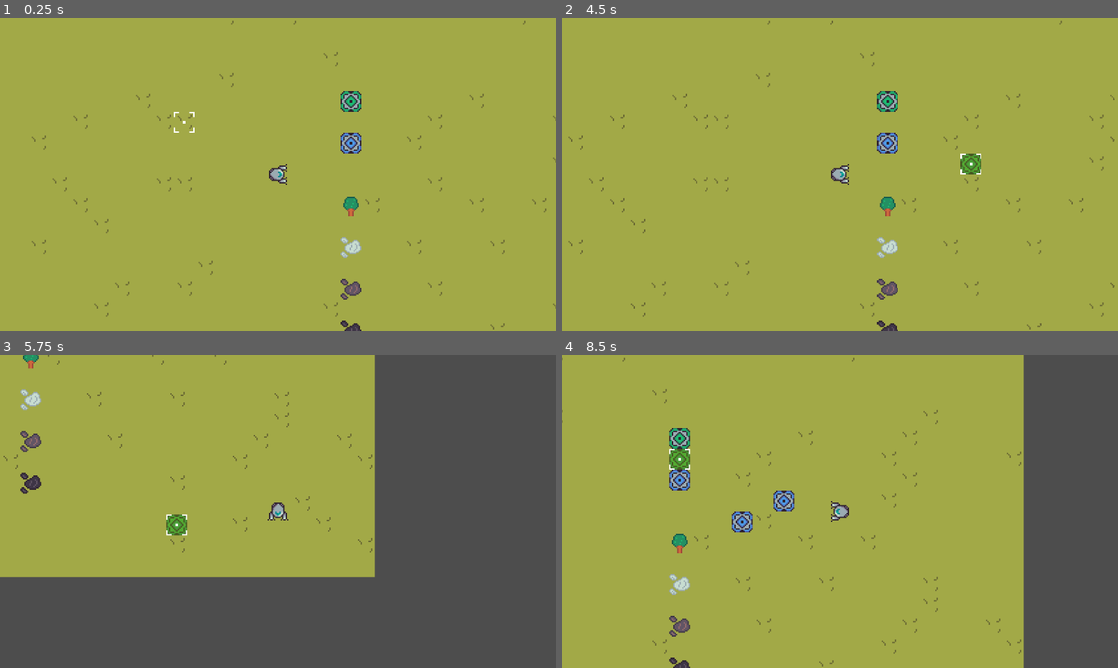
Above: before the commit, frames 1-4 (two rows, left to right).
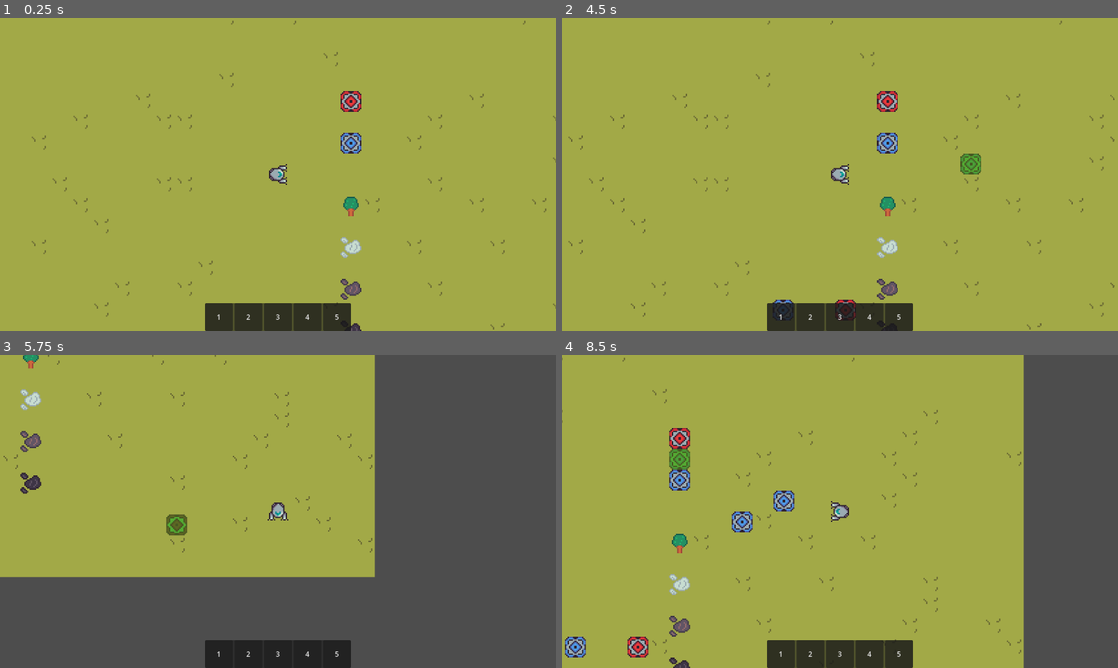
Above: after the commit, the same moments.

Repository: bdbstudios/project-millenium
Game: Godot game, scene res://scenes/testing_grounds/TestingGrounds.tscn
Same seed, same stepped clock (60 frames per second), same inputs: the game is played once before the commit and once after it.
Inputs (mouse positions are in pixels of both pictures, inside the frame that each line leads up to):
- Up to frame 1 (0.25 s): no input
- Up to frame 2 (4.5 s): click (778, 318) at 0.5 s, where only the run after the commit has a clickable "1"; click (812, 318) at 1.25 s, where only the run after the commit has a clickable "2"; click (840, 318) at 2 s, where only the run after the commit has a clickable "3"; click (867, 318) at 2.75 s, where only the run after the commit has a clickable "4"; click (901, 318) at 3.5 s, where only the run after the commit has a clickable "5"; tap Enter at 4.25 s; move the mouse to (962, 158) at 4.27 s; hold D (move_right) from 4.28 s (still down); hold 1 (hotbar_1) from 4.28 s (still down)
- Up to frame 3 (5.75 s): click (400, 495) at 4.55 s; move the mouse to (166, 527) at 5.02 s; release D (move_right) at 5.03 s; release 1 (hotbar_1) at 5.03 s; hold S (move_down) from 5.03 s (still down); click (166, 527) at 5.1 s; tap 2 (hotbar_2, bound only after the commit) at 5.3 s
- Up to frame 4 (8.5 s): move the mouse to (895, 442) at 5.77 s; release S (move_down) at 5.78 s; hold D (move_right) 5.78-6.53 s; hold 2 (hotbar_2, bound only after the commit) 5.78-6.53 s; tap 3 (hotbar_3, bound only after the commit) at 6.05, 6.6 s; move the mouse to (812, 574) at 6.52 s; hold W (move_up) 6.53-7.28 s; tap 4 (hotbar_4, bound only after the commit) at 6.8 s; move the mouse to (1006, 558) at 7.27 s; hold 4 (hotbar_4, bound only after the commit) 7.28-8.03 s; hold A (move_left) from 7.28 s (still down); tap 5 (hotbar_5, bound only after the commit) at 7.55, 8.1 s; right-click (1006, 558) at 7.9 s; move the mouse to (673, 464) at 8.02 s; tap 1 (hotbar_1) at 8.3 s

The runs differ from the first frame. In frame 1, 2.5% of the frame differs, in the area x 31-65%, y 23-100%; in frame 2, 2.5%; in frame 3, 2.4%; in frame 4, 3.0%, in the area x 0-64%, y 23-100%.

Commit message:
(wip) Enhancing the building placement
The building placement now allows for placing different structures through keyboard shortcuts or a brand new hotbar UI

Diff:
--- a/entities/player/components/building_placement_manager/building_placement_manager.gd
+++ b/entities/player/components/building_placement_manager/building_placement_manager.gd
@@ -3,21 +3,40 @@
 @export var color_valid = Color(0.2, 1.0, 0.2, 0.6)
 @export var color_invalid = Color(1.0, 0.2, 0.2, 0.6)
 
+# TODO: have this parameter be different per structure?
+const REMOVAL_HOLD_TIME: float = 0.5 # 500 milliseconds in seconds
+
 var player: Player
+var building_toolbar: BuildingToolbar
 var tile_map_structures: TileMapLayer
 
 var is_active: bool = false
+var removal_timer: float = 0.0
+var is_holding_remove: bool = false
 var ghost_preview: Structure = null
 var selected_scene: PackedScene = null
+var target_structure_to_remove: Structure = null
 
 func _ready() -> void:
 	player = get_tree().get_first_node_in_group("player")
+	building_toolbar = get_tree().get_first_node_in_group("building_toolbar")
 	tile_map_structures = get_tree().get_first_node_in_group("tile_map_structures")
 
 	assert(player, "Not able to get the player")
 	assert(tile_map_structures, "Not able to get the tile map")
 
-func _process(_delta: float) -> void:
+func _process(delta: float) -> void:
+	if is_holding_remove:
+		if is_instance_valid(target_structure_to_remove) and is_mouse_still_over_target():
+			removal_timer += delta
+
+			# var progress_percent = deletion_timer / REMOVAL_HOLD_TIME
+
+			if removal_timer >= REMOVAL_HOLD_TIME:
+				execute_removal()
+		else:
+			cancel_removal_hold()
+
 	if not is_active or not ghost_preview:
 		return
 
@@ -27,6 +46,38 @@
 		ghost_preview.modulate = color_valid
 	else:
 		ghost_preview.modulate = color_invalid
+
+func _input(event: InputEvent) -> void:
+	if event.is_action_pressed("select"):
+		if is_active:
+			place_structure()
+
+	if event.is_action_pressed("cancel"):
+		if is_active:
+			cancel_placement_mode()
+		else:
+			start_removal_hold()
+
+	if event.is_action_released("cancel"):
+		if is_holding_remove:
+			cancel_removal_hold()
+
+func start_removal_hold() -> void:
+	var overlapping_areas = player.selection.get_overlapping_areas()
+
+	for area in overlapping_areas:
+		var structure = area.get_parent()
+
+		if structure and structure.is_in_group("structures"):
+			target_structure_to_remove = structure
+			removal_timer = 0.0
+			is_holding_remove = true
+			return
+
+func cancel_removal_hold() -> void:
+	is_holding_remove = false
+	target_structure_to_remove = null
+	removal_timer = 0.0
 
 func enter_placement_mode(structure_scene: PackedScene) -> void:
 	cancel_placement_mode()
@@ -41,6 +92,8 @@
 	if ghost_preview:
 		ghost_preview.queue_free()
 		ghost_preview = null
+
+	building_toolbar.active_slot_index = -1
 
 	selected_scene = null
 	is_active = false
@@ -60,3 +113,17 @@
 		# cancel_placement_mode()
 	else:
 		print("Placement rule broken. Blocked!")
+
+func execute_removal() -> void:
+	if is_instance_valid(target_structure_to_remove):
+		target_structure_to_remove.queue_free()
+		cancel_removal_hold()
+
+func is_mouse_still_over_target() -> bool:
+	var overlapping_areas = player.selection.get_overlapping_areas()
+
+	for area in overlapping_areas:
+		if area.get_parent() == target_structure_to_remove:
+			return true
+
+	return false
--- a/entities/player/components/selection/Selection.tscn
+++ b/entities/player/components/selection/Selection.tscn
@@ -15,4 +15,5 @@
 shape = SubResource("RectangleShape2D_vvwlj")
 
 [node name="Sprite2D" type="Sprite2D" parent="." unique_id=2010844098]
+visible = false
 texture = ExtResource("2_0f632")
--- a/entities/player/components/selection/selection.gd
+++ b/entities/player/components/selection/selection.gd
@@ -8,6 +8,8 @@
 var tile_map: TileMapLayer
 
 var is_active: bool = false
+
+@onready var sprite_2d: Sprite2D = $Sprite2D
 
 func _ready() -> void:
 	player = get_tree().get_first_node_in_group("player")
@@ -49,6 +51,8 @@
 	selected_tile = overlapping_bodies[0]
 	selection_changed.emit(selected_tile)
 
+	sprite_2d.visible = true
+
 	# TODO: maybe have a base "Selectable" that has a "trigger" function?
 	# - a Mineable trigger would be "start_mining"?
 	# - a structure trigger would be "open_dialog"?
@@ -60,6 +64,7 @@
 		selected_tile.stop_mining()
 
 	selected_tile = null
+	sprite_2d.visible = false
 	selection_cleared.emit()
 
 func get_distance_to_player() -> float:
--- a/entities/player/player.gd
+++ b/entities/player/player.gd
@@ -71,20 +71,6 @@
 	if event.is_action_pressed("zoom_reset"):
 		zoom_reset()
 
-	if event.is_action_pressed("hotbar_1"):
-		if building_placement_manager.is_active:
-			building_placement_manager.cancel_placement_mode()
-		else:
-			building_placement_manager.enter_placement_mode(core_scene)
-
-	if event.is_action_pressed("select"):
-		if building_placement_manager.is_active:
-			building_placement_manager.place_structure()
-
-	if event.is_action_pressed("cancel"):
-		if building_placement_manager.is_active:
-			building_placement_manager.cancel_placement_mode()
-
 func zoom_in() -> void:
 	target_zoom = clamp(target_zoom + zoom_step, min_zoom, max_zoom)
 
--- a/entities/selectables/structures/miner/miner.gd
+++ b/entities/selectables/structures/miner/miner.gd
@@ -4,3 +4,6 @@
 	super()
 	self.type = "miner"
 	print("Hello I'm a Miner!")
+
+func can_place() -> bool:
+	return placement_area.get_overlapping_areas().size() == 0
--- a/menus/building_toolbar/BuildingToolbar.tscn
+++ b/menus/building_toolbar/BuildingToolbar.tscn
@@ -1,35 +1,46 @@
 [gd_scene format=3 uid="uid://cvyhh82fca7se"]
 
-[node name="BuildingToolbar" type="Control" unique_id=36344186]
-layout_mode = 3
-anchors_preset = 15
-anchor_right = 1.0
+[ext_resource type="Script" uid="uid://cwdfnmq8ua5vp" path="res://menus/building_toolbar/building_toolbar.gd" id="1_i83wt"]
+
+[node name="BuildingToolbar" type="CanvasLayer" unique_id=1529771766 groups=["building_toolbar"]]
+script = ExtResource("1_i83wt")
+
+[node name="PanelContainer" type="PanelContainer" parent="." unique_id=325693744]
+anchors_preset = 7
+anchor_left = 0.5
+anchor_top = 1.0
+anchor_right = 0.5
 anchor_bottom = 1.0
-grow_horizontal = 2
-grow_vertical = 2
-
-[node name="HBoxContainer" type="HBoxContainer" parent="." unique_id=1439475383]
-layout_mode = 1
-anchors_preset = 12
-anchor_top = 1.0
-anchor_right = 1.0
-anchor_bottom = 1.0
-offset_top = -42.0
+offset_left = -28.0
+offset_top = -40.0
+offset_right = 28.0
 grow_horizontal = 2
 grow_vertical = 0
-alignment = 1
 
-[node name="Miner" type="Button" parent="HBoxContainer" unique_id=62652330]
+[node name="HBoxContainer" type="HBoxContainer" parent="PanelContainer" unique_id=225643965]
 layout_mode = 2
-theme_override_font_sizes/font_size = 24
-text = "Miner"
 
-[node name="Smelter" type="Button" parent="HBoxContainer" unique_id=1119444206]
+[node name="Button" type="Button" parent="PanelContainer/HBoxContainer" unique_id=559948581]
+custom_minimum_size = Vector2(64, 64)
 layout_mode = 2
-theme_override_font_sizes/font_size = 24
-text = "Smelter"
+text = "1"
 
-[node name="Conveyor" type="Button" parent="HBoxContainer" unique_id=852172338]
+[node name="Button2" type="Button" parent="PanelContainer/HBoxContainer" unique_id=1154238165]
+custom_minimum_size = Vector2(64, 64)
 layout_mode = 2
-theme_override_font_sizes/font_size = 24
-text = "Conveyor"
+text = "2"
+
+[node name="Button3" type="Button" parent="PanelContainer/HBoxContainer" unique_id=1757178350]
+custom_minimum_size = Vector2(64, 64)
+layout_mode = 2
+text = "3"
+
+[node name="Button4" type="Button" parent="PanelContainer/HBoxContainer" unique_id=1355160021]
+custom_minimum_size = Vector2(64, 64)
+layout_mode = 2
+text = "4"
+
+[node name="Button5" type="Button" parent="PanelContainer/HBoxContainer" unique_id=631773854]
+custom_minimum_size = Vector2(64, 64)
+layout_mode = 2
+text = "5"
--- /dev/null
+++ b/menus/building_toolbar/building_toolbar.gd
@@ -0,0 +1,60 @@
+class_name BuildingToolbar extends CanvasLayer
+
+signal structure_selected(structure_scene: PackedScene)
+
+@onready var h_box_container: HBoxContainer = $PanelContainer/HBoxContainer
+
+@onready var core_scene = preload("res://entities/selectables/structures/core/Core.tscn")
+@onready var miner_scene = preload("res://entities/selectables/structures/miner/Miner.tscn")
+
+var player: Player
+
+var active_slot_index: int = -1
+var hotbar_slots: Array = [null, null, null, null, null]
+
+func _ready() -> void:
+	player = get_tree().get_first_node_in_group("player")
+
+	assert(player, "Not able to get the player")
+
+	hotbar_slots[0] = core_scene
+	hotbar_slots[1] = miner_scene
+
+	var buttons = h_box_container.get_children()
+
+	for i in range(buttons.size()):
+		buttons[i].pressed.connect(_on_slot_pressed.bind(i))
+
+func _on_slot_pressed(slot_index: int) -> void:
+	select_slot(slot_index)
+
+func _input(event: InputEvent) -> void:
+	if event.is_action_pressed("hotbar_1"):
+		select_slot(0)
+
+	if event.is_action_pressed("hotbar_2"):
+		select_slot(1)
+
+	if event.is_action_pressed("hotbar_3"):
+		select_slot(2)
+
+	if event.is_action_pressed("hotbar_4"):
+		select_slot(3)
+
+	if event.is_action_pressed("hotbar_5"):
+		select_slot(4)
+
+func select_slot(slot_index: int) -> void:
+	var selected_scene = hotbar_slots[slot_index]
+
+	if selected_scene != null:
+		if active_slot_index == slot_index:
+			active_slot_index = -1
+			player.building_placement_manager.cancel_placement_mode()
+		else:
+			active_slot_index = slot_index
+			structure_selected.emit(selected_scene)
+			player.building_placement_manager.enter_placement_mode(selected_scene)
+	else:
+		active_slot_index = -1
+		print("Slot ", slot_index + 1, " is currently empty!")
--- a/project.godot
+++ b/project.godot
@@ -44,6 +44,7 @@
 
 player="The Player group"
 structures="Structures to be placed on the Tile Map"
+building_toolbar="The building toolbar UI element"
 
 [input]
 
@@ -97,6 +98,26 @@
 "events": [Object(InputEventKey,"resource_local_to_scene":false,"resource_name":"","device":-1,"window_id":0,"alt_press …(191 unchanged characters)…
 ]
 }
+hotbar_2={
+"deadzone": 0.2,
+"events": [Object(InputEventKey,"resource_local_to_scene":false,"resource_name":"","device":-1,"window_id":0,"alt_pressed":false,"shift_pressed":false,"ctrl_pressed":false,"meta_pressed":false,"pressed":false,"keycode":0,"physical_keycode":50,"key_label":0,"unicode":50,"location":0,"echo":false,"script":null)
+]
+}
+hotbar_3={
+"deadzone": 0.2,
+"events": [Object(InputEventKey,"resource_local_to_scene":false,"resource_name":"","device":-1,"window_id":0,"alt_pressed":false,"shift_pressed":false,"ctrl_pressed":false,"meta_pressed":false,"pressed":false,"keycode":0,"physical_keycode":51,"key_label":0,"unicode":51,"location":0,"echo":false,"script":null)
+]
+}
+hotbar_4={
+"deadzone": 0.2,
+"events": [Object(InputEventKey,"resource_local_to_scene":false,"resource_name":"","device":-1,"window_id":0,"alt_pressed":false,"shift_pressed":false,"ctrl_pressed":false,"meta_pressed":false,"pressed":false,"keycode":0,"physical_keycode":52,"key_label":0,"unicode":52,"location":0,"echo":false,"script":null)
+]
+}
+hotbar_5={
+"deadzone": 0.2,
+"events": [Object(InputEventKey,"resource_local_to_scene":false,"resource_name":"","device":-1,"window_id":0,"alt_pressed":false,"shift_pressed":false,"ctrl_pressed":false,"meta_pressed":false,"pressed":false,"keycode":0,"physical_keycode":53,"key_label":0,"unicode":53,"location":0,"echo":false,"script":null)
+]
+}
 
 [layer_names]
 
--- a/scenes/testing_grounds/TestingGrounds.tscn
+++ b/scenes/testing_grounds/TestingGrounds.tscn
@@ -102,7 +102,8 @@
 
 [node name="Player" parent="." unique_id=291851491 instance=ExtResource("2_3ds0f")]
 
-[node name="UI" type="CanvasLayer" parent="." unique_id=1898848826]
-visible = false
+[node name="UI" type="Control" parent="." unique_id=2004464758]
+layout_mode = 3
+anchors_preset = 0
 
 [node name="BuildingToolbar" parent="UI" unique_id=36344186 instance=ExtResource("6_wyi2q")]
Binary file changed: entities/selectables/structures/miner/assets/Miner.ase
Binary file changed: entities/selectables/structures/miner/assets/Miner.png
Not shown, added: menus/building_toolbar/building_toolbar.gd.uid
